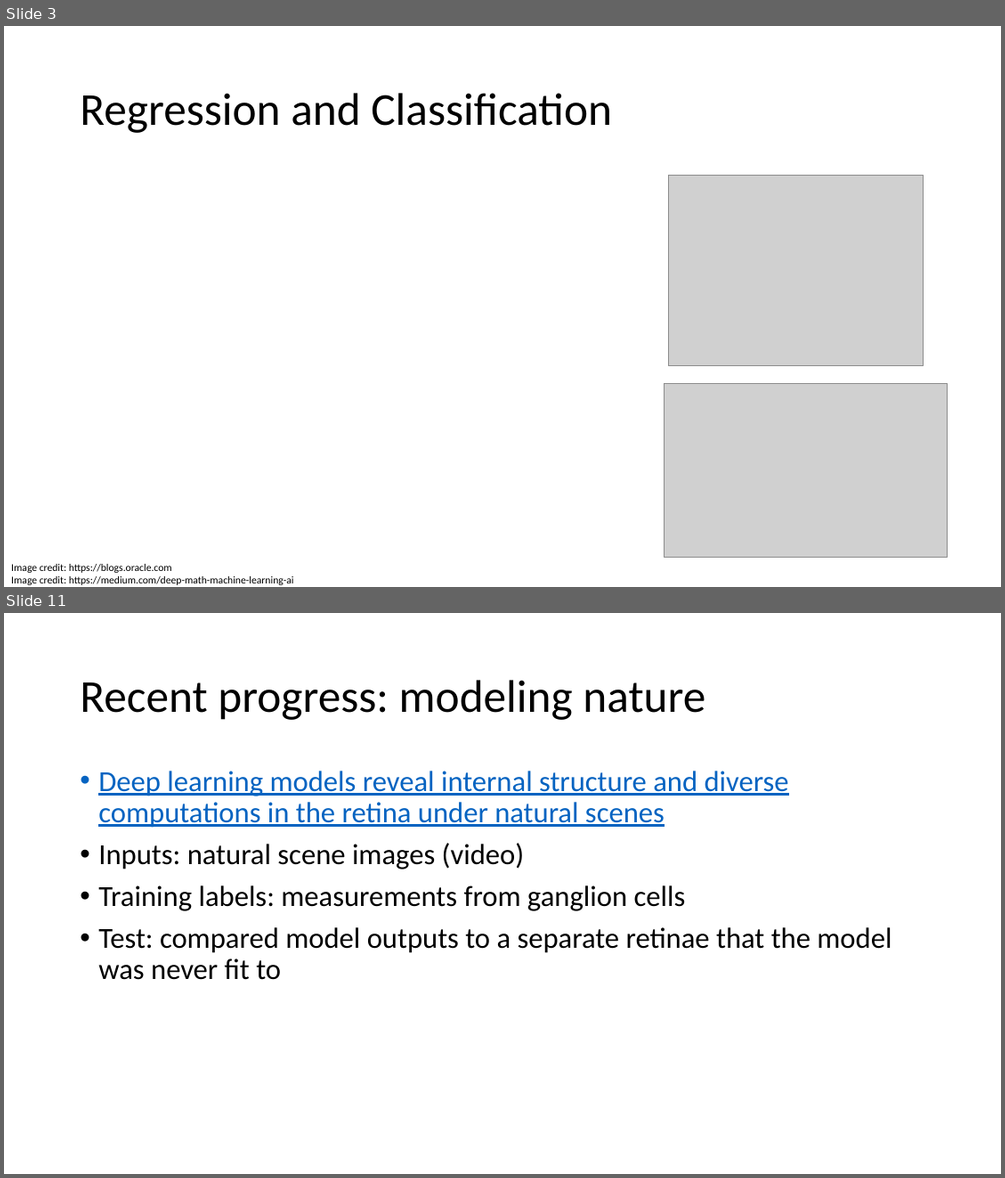
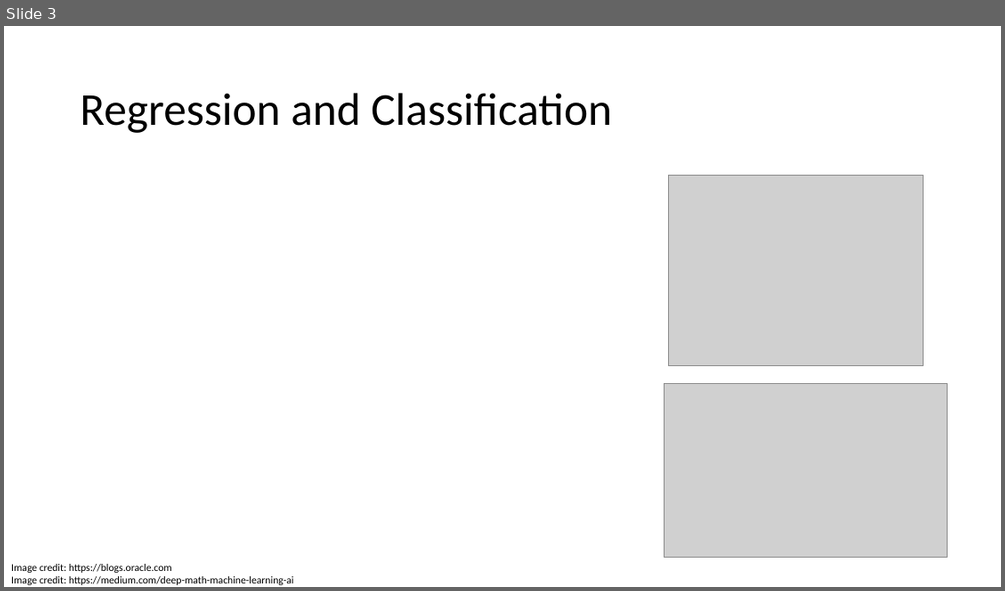
Before and after one commit to fborrasumh/intro, a slide deck: 3 - Model selection/Model selection.pptx. Shown one above the other, each under a label of ours: slides 3 and 11 before the commit, slide 3 after it; the slides between them are not shown. The pictures are 1005x1178 and 1005x591 pixels, drawn with LibreOffice and Linux fonts; fonts in the diff are those of the drawing; grey boxes stand for pictures. Boxes give left, top, right and bottom in pixels: in the first picture for what was removed or moved away, otherwise in the second. Text is boxed around its words. In the diff, an @@ line names an element or a change of style, - is before the commit and + after.

```diff
--- a/3 - Model selection/Model selection.pptx
+++ b/3 - Model selection/Model selection.pptx
@@ slide 11 removed at box(4, 613, 1001, 1174), background #FFFFFF @@
@@ title removed at box(80, 680, 705, 720) @@
-Recent progress: modeling nature
@@ text removed at box(98, 771, 891, 980) @@
-• Deep learning models reveal internal structure and diverse computations in the retina under natural scenes
-• Inputs: natural scene images (video)
-• Training labels: measurements from ganglion cells
-• Test: compared model outputs to a separate retinae that the model was never fit to
```
Also in this commit, not shown: 1 slide changed, 18 slides added, 7 other slides removed.
